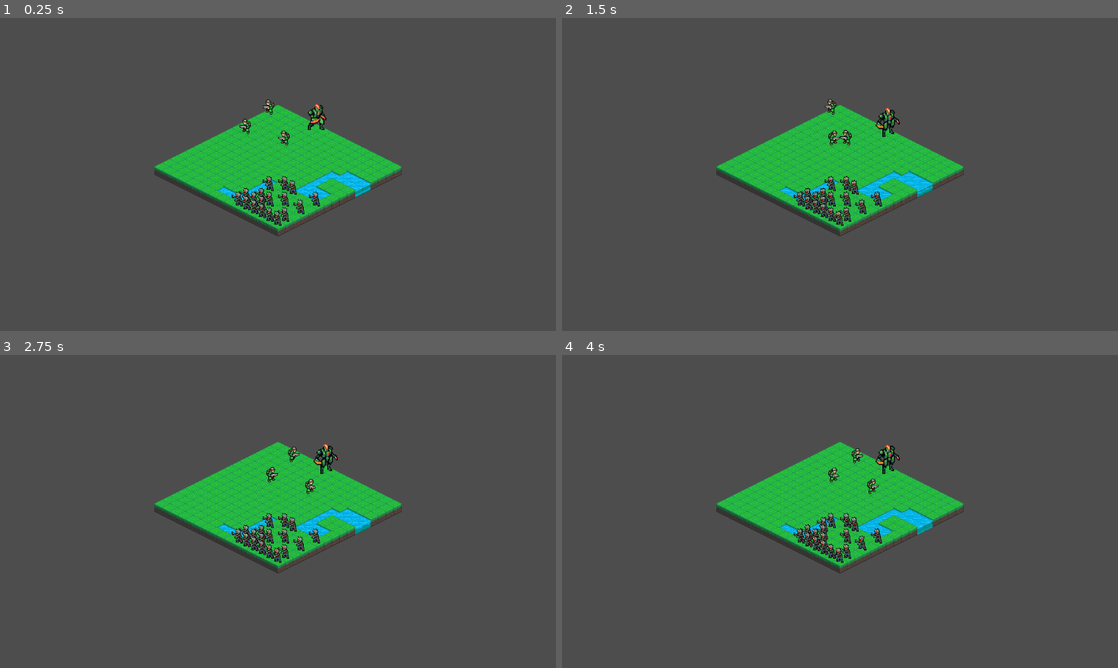
Above: before the commit, frames 1-4 (two rows, left to right).
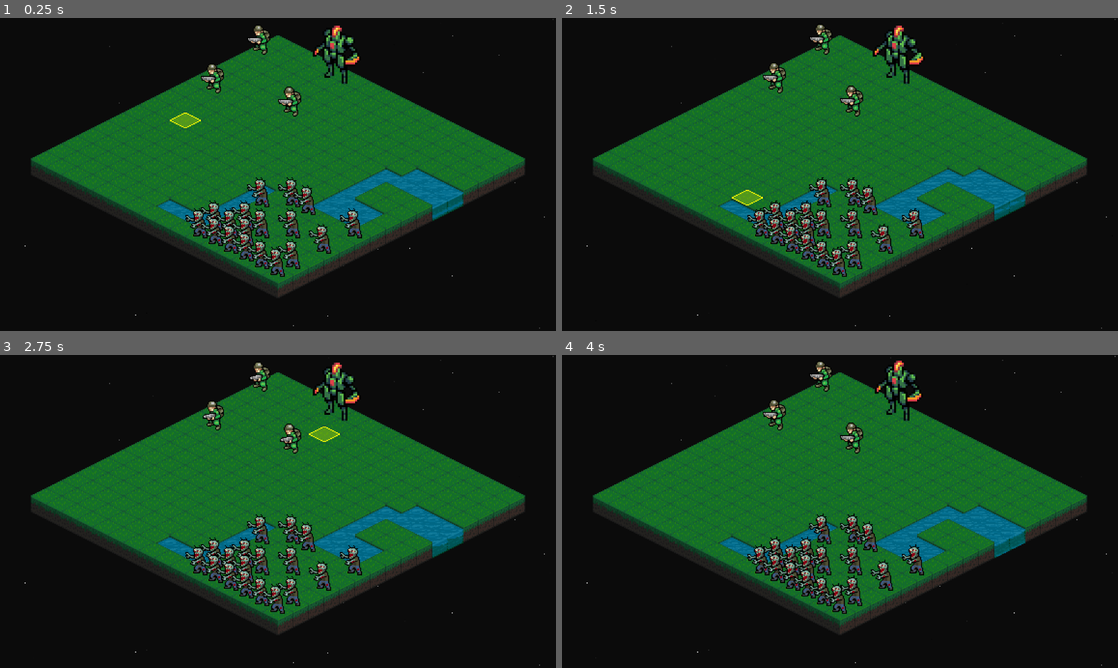
Above: after the commit, the same moments.

Repository: Tekknobot/MEKIII
Game: Godot game, scene res://scenes/Game.tscn
The game is run twice, just before and just after one commit, with the same random seed, the same clock (stepped at 60 frames per second) and the same inputs.
Inputs (mouse positions are in pixels of both pictures, inside the frame that each line leads up to):
- Up to frame 1 (0.25 s): no input
- Up to frame 2 (1.5 s): move the mouse to (962, 158) at 0.52 s; click (962, 158) at 0.67 s; drag from (728, 190) to (812, 237) at 1.27 s
- Up to frame 3 (2.75 s): move the mouse to (333, 442) at 2.02 s; click (333, 442) at 2.17 s
- Up to frame 4 (4 s): drag from (812, 574) to (673, 464) at 2.77 s; move the mouse to (1006, 558) at 3.52 s; click (1006, 558) at 3.67 s

The runs differ from the first frame. In frame 1, 99% of the frame differs, in the area x 0-100%, y 0-100%; in frame 2, 99%; in frame 3, 99%; in frame 4, 99%.

Commit message:
Decent fallback, nothing special.

Diff:
--- a/project.godot
+++ b/project.godot
@@ -13,6 +13,7 @@
 config/name="MEK3"
 run/main_scene="uid://bmtwqbsx674eo"
 config/features=PackedStringArray("4.5", "Forward Plus")
+boot_splash/bg_color=Color(0.044557855, 0.044557855, 0.044557832, 1)
 config/icon="res://icon.svg"
 
 [display]
@@ -24,3 +25,4 @@
 [rendering]
 
 textures/canvas_textures/default_texture_filter=0
+environment/defaults/default_clear_color=Color(0.044557855, 0.044557855, 0.044557832, 1)
--- a/scenes/Game.tscn
+++ b/scenes/Game.tscn
@@ -19,6 +19,7 @@
 [ext_resource type="Texture2D" uid="uid://cchkas5ebl2h5" path="res://sprites/Tiles_UI/mek3/1x1_attack.png" id="14_vjgi4"]
 [ext_resource type="Texture2D" uid="uid://ck7ob82qmu1po" path="res://sprites/Tiles_UI/mek3/2x2_attack.png" id="15_kyk2p"]
 [ext_resource type="Script" uid="uid://c5qxy87uee84f" path="res://scripts/turnmanager.gd" id="19_45i86"]
+[ext_resource type="PackedScene" path="res://scenes/StarNight.tscn" id="20_sv1m6"]
 
 [sub_resource type="TileSetAtlasSource" id="TileSetAtlasSource_g4kob"]
 texture = ExtResource("11_2rd6h")
@@ -139,6 +140,8 @@
 mech_scene = ExtResource("3_aug50")
 zombie_scene = ExtResource("4_kyk2p")
 
+[node name="StarryNight" parent="." instance=ExtResource("20_sv1m6")]
+
 [node name="Highlight" type="TileMap" parent="."]
 tile_set = SubResource("TileSet_3xj3m")
 format = 2
@@ -147,6 +150,7 @@
 [node name="Terrain" type="TileMap" parent="."]
 tile_set = SubResource("TileSet_a8wo8")
 format = 2
+layer_0/modulate = Color(0.60784316, 0.60784316, 0.60784316, 1)
 
 [node name="MoveRange" type="TileMap" parent="."]
 tile_set = SubResource("TileSet_kyk2p")
@@ -171,6 +175,7 @@
 [node name="Units" type="Node2D" parent="."]
 
 [node name="Camera2D" type="Camera2D" parent="."]
+zoom = Vector2(2, 2)
 script = ExtResource("8_400sg")
 map_width = 16
 map_height = 16
@@ -178,3 +183,4 @@
 [node name="TurnManager" type="Node2D" parent="."]
 script = ExtResource("19_45i86")
 map = NodePath("..")
+start_on_ready = false
--- /dev/null
+++ b/scenes/StarNight.tscn
@@ -0,0 +1,21 @@
+[gd_scene load_steps=4 format=3 uid="uid://bm1g128j70kea"]
+
+[sub_resource type="Gradient" id="Gradient_ys3d5"]
+
+[sub_resource type="GradientTexture1D" id="GradientTexture1D_kt1dj"]
+gradient = SubResource("Gradient_ys3d5")
+
+[sub_resource type="ParticleProcessMaterial" id="ParticleProcessMaterial_oue2e"]
+particle_flag_disable_z = true
+emission_shape = 3
+emission_box_extents = Vector3(1000, 1000, 1)
+gravity = Vector3(0, 0, 0)
+color_ramp = SubResource("GradientTexture1D_kt1dj")
+
+[node name="StarryNight" type="GPUParticles2D"]
+position = Vector2(-20, -121)
+amount = 1000
+process_material = SubResource("ParticleProcessMaterial_oue2e")
+lifetime = 20.0
+preprocess = 200.0
+visibility_rect = Rect2(-100, -100, 1000, 1000)
--- a/scripts/game.gd
+++ b/scripts/game.gd
@@ -708,6 +708,8 @@
 		return false
 	if target == selected_unit:
 		return false
+	if not is_instance_valid(target):
+		return false
 
 	# must be highlighted as attackable this frame
 	if not attackable_units.has(target):
@@ -725,15 +727,27 @@
 	# face target
 	_set_facing_from_world_delta(attacker, attacker.global_position, target.global_position)
 
-	# play attack anim repeats + flash target
+	# play attack anim repeats + apply damage safely
 	var anim_name := _get_attack_anim_name(attacker)
-
 	var repeats = max(attacker.attack_repeats, 1)
+
 	for i in range(repeats):
+		# target might have died earlier (or been freed by something else)
+		if not is_instance_valid(target):
+			break
+
 		await _play_anim_and_wait(attacker, anim_name)
 
-		# Apply damage
-		target.take_damage(1)
+		# target could still get freed between anim end and damage call
+		if not is_instance_valid(target):
+			break
+
+		# ✅ IMPORTANT: await so take_damage can safely animate + free
+		await target.take_damage(1)
+
+		# if it died and freed itself, stop immediately
+		if not is_instance_valid(target):
+			break
 
 		# Flash only if still alive
 		if target.hp > 0:
@@ -743,9 +757,11 @@
 	is_attacking_unit = false
 
 	# redraw overlays so the highlighted attack tiles stay correct
-	draw_unit_hover(attacker)
-	draw_move_range_for_unit(attacker)
-	draw_attack_range_for_unit(attacker)
+	# (target may be gone now, but attacker still exists)
+	if is_instance_valid(attacker):
+		draw_unit_hover(attacker)
+		draw_move_range_for_unit(attacker)
+		draw_attack_range_for_unit(attacker)
 
 	return true
 
@@ -766,13 +782,16 @@
 
 
 func _play_anim_and_wait(u: Unit, anim_name: StringName) -> void:
+	if u == null or not is_instance_valid(u):
+		await get_tree().create_timer(0.05).timeout
+		return
+
 	var spr := _unit_sprite(u)
-	if spr == null:
-		await get_tree().create_timer(0.15).timeout
+	if spr == null or not is_instance_valid(spr):
+		await get_tree().create_timer(0.05).timeout
 		return
 
 	if spr.sprite_frames == null or not spr.sprite_frames.has_animation(anim_name):
-		# fallback: still wait a tiny bit so timing feels like an attack
 		await get_tree().create_timer(0.15).timeout
 		return
 
Not shown: 1 places in scenes/Game.tscn that only renumber resources
